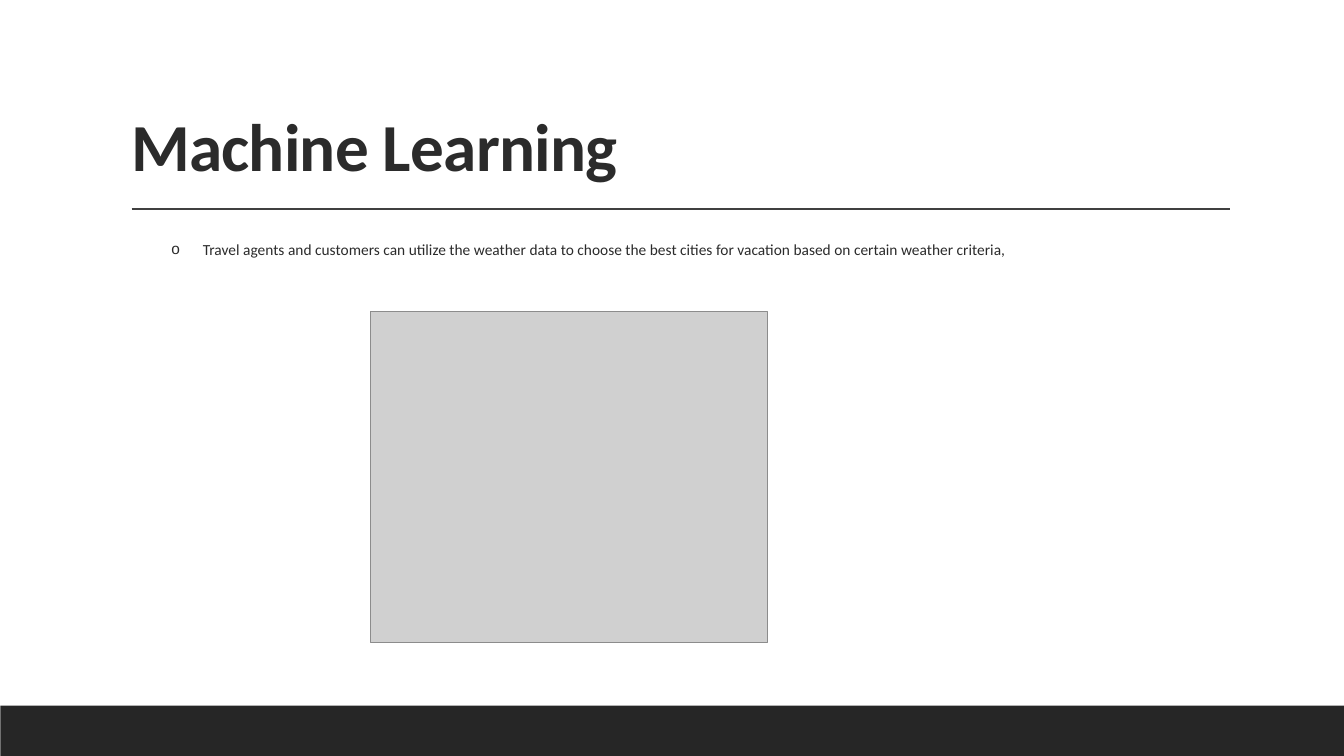
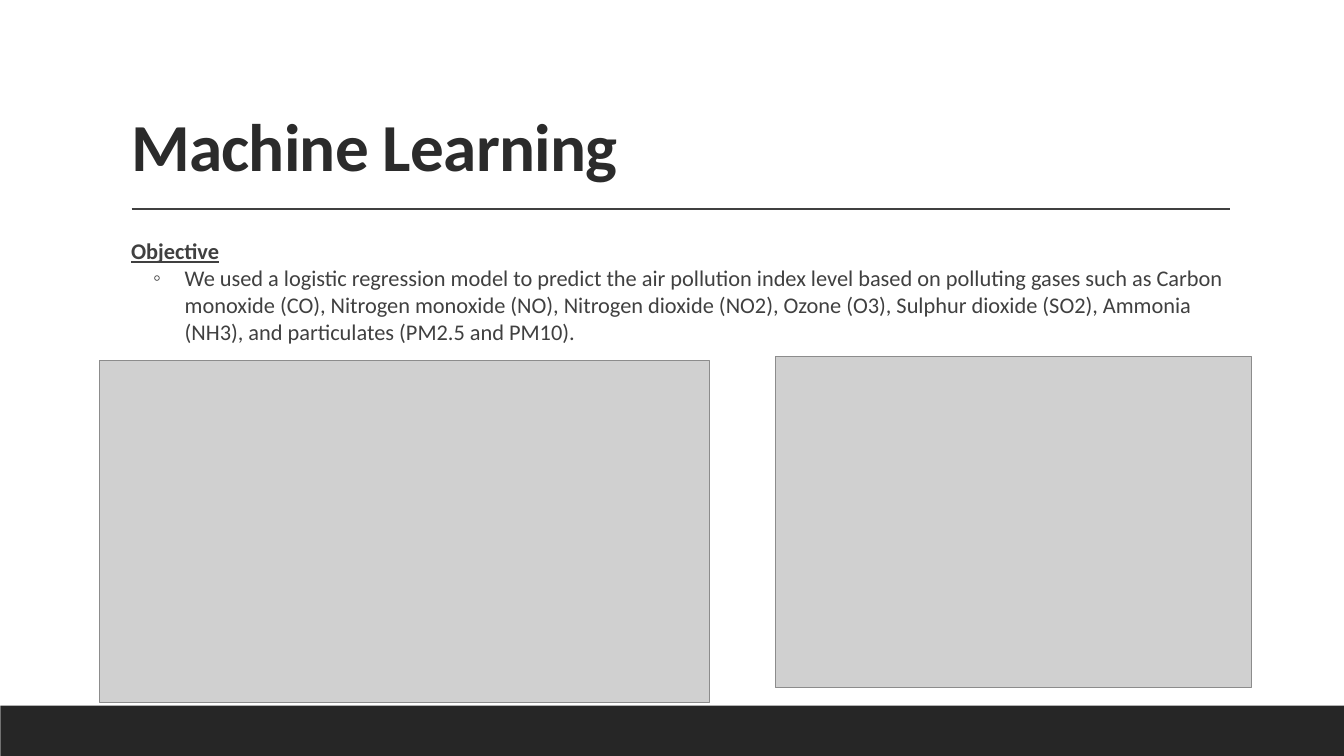
Before and after one commit to LouFoster/Group-C_FinalProject, a slide deck: slide 14 of C-Group v2.pptx. Drawn at 1344x756 pixels with LibreOffice and Linux fonts; fonts in the diff are those of the drawing; grey boxes stand for pictures. Boxes give left, top, right and bottom in pixels: in the first picture for what was removed or moved away, otherwise in the second. Text is boxed around its words. In the diff, an @@ line names an element or a change of style, - is before the commit and + after.

```diff
--- a/C-Group v2.pptx
+++ b/C-Group v2.pptx
@@ text at (x1=131, y1=243, x2=1223, y2=344): text changed; size 11 to 16 pt; text colour #2B2B2B to #404040 @@
-  o Travel agents and customers can utilize the weather data to choose the best cities for vacation based on certain weather criteria,
+  Objective
+  ◦ We used a logistic regression model to predict the air pollution index level based on polluting gases such as Carbon monoxide (CO), Nitrogen monoxide (NO), Nitrogen dioxide (NO2), Ozone (O3), Sulphur dioxide (SO2), Ammonia (NH3), and particulates (PM2.5 and PM10).
@@ picture removed at (x1=370, y1=312, x2=767, y2=642) @@
@@ picture added at (x1=775, y1=356, x2=1251, y2=688) @@
@@ picture added at (x1=100, y1=361, x2=710, y2=703) @@
```
